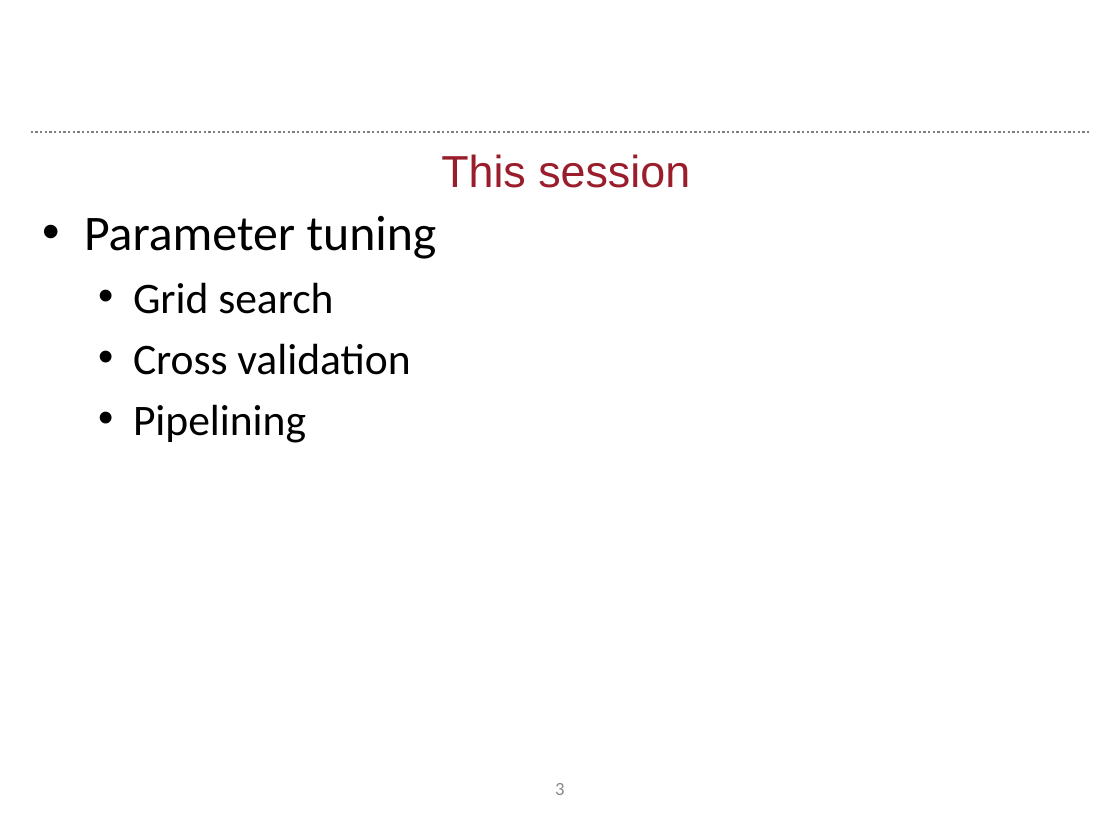
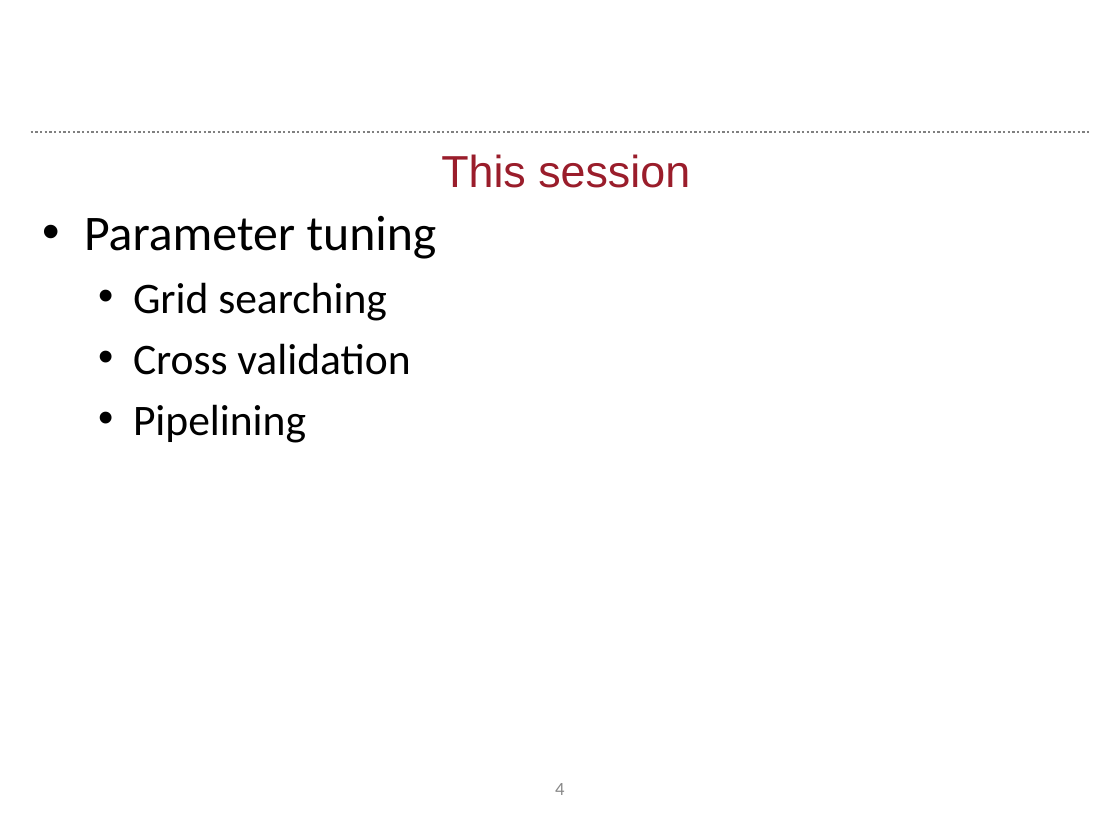
Before and after one commit to raylite/autosynthesis, a slide deck: slide 4 of session_6/autosynthesis_session6.pptx (slide 3 before the commit). Drawn at 1120x840 pixels with LibreOffice and Linux fonts; fonts in the diff are those of the drawing; background and template pictures are left out. Boxes give left, top, right and bottom in pixels: in the first picture for what was removed or moved away, otherwise in the second. Text is boxed around its words. In the diff, an @@ line names an element or a change of style, - is before the commit and + after.

```diff
--- a/session_6/autosynthesis_session6.pptx
+++ b/session_6/autosynthesis_session6.pptx
@@ text at bbox=[133, 282, 387, 321]: text changed @@
-  • Grid search
+  • Grid searching
@@ page number at bbox=[555, 783, 564, 795]: text changed @@
-3
+4
```
Also in this commit, not shown: 2 other slides changed, 1 slide added, 1 other file.
